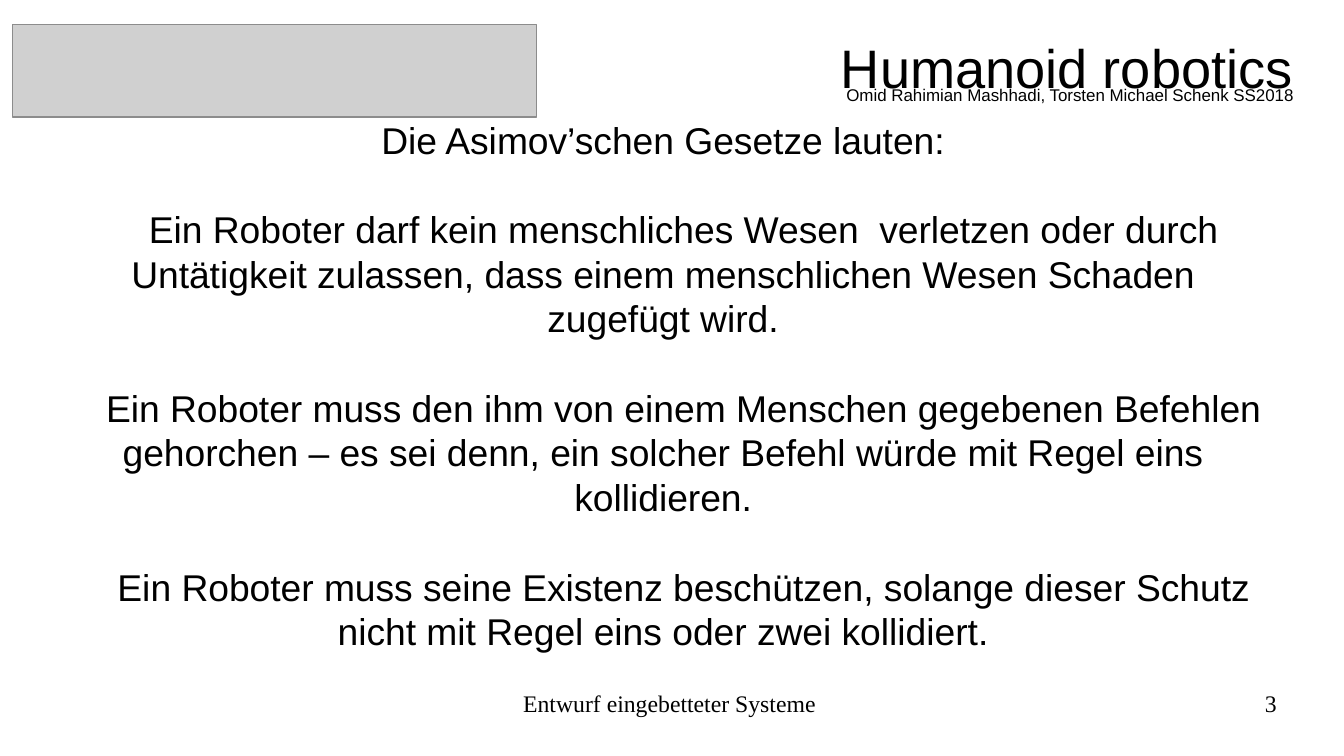
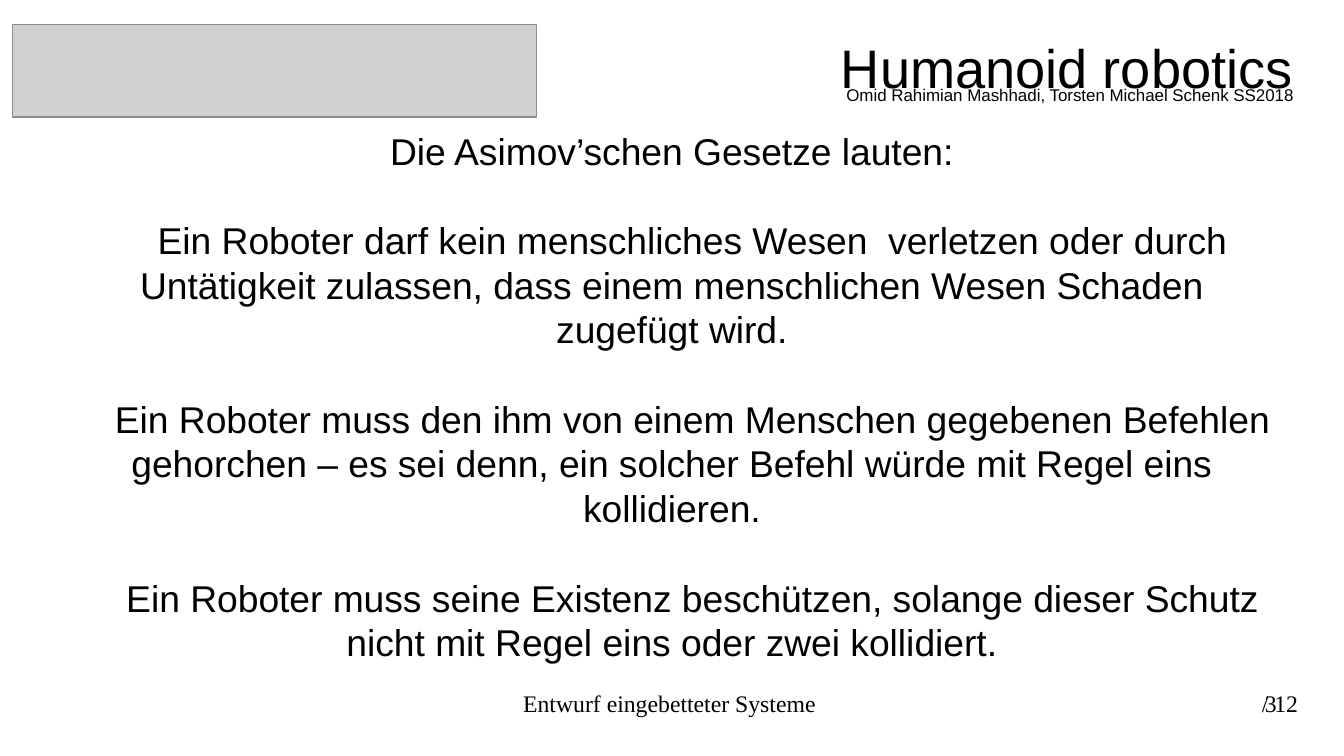
Before and after one commit to torstenschenk/beuth-avatar-ss2018, a slide deck: slide 3 of Presentation/HumanoideRobotic.odp. Drawn at 1344x756 pixels with LibreOffice and Linux fonts; fonts in the diff are those of the drawing; grey boxes stand for pictures. Boxes give left, top, right and bottom in pixels: in the first picture for what was removed or moved away, otherwise in the second. Text is boxed around its words. In the diff, an @@ line names an element or a change of style, - is before the commit and + after.

```diff
--- a/Presentation/HumanoideRobotic.odp
+++ b/Presentation/HumanoideRobotic.odp
@@ subtitle "Die Asimov’schen Gesetze lauten:": place and size @@
-subtitle "Die Asimov’schen Gesetze lauten:" at [106, 127, 1261, 653]
+subtitle "Die Asimov’schen Gesetze lauten:" at [115, 138, 1270, 664]
@@ text added at [1274, 696, 1298, 712], 14 pt, text #000000 @@
+/ 12
```
Also in this commit, not shown: 5 other slides changed, 5 slides added, 1 other file.
